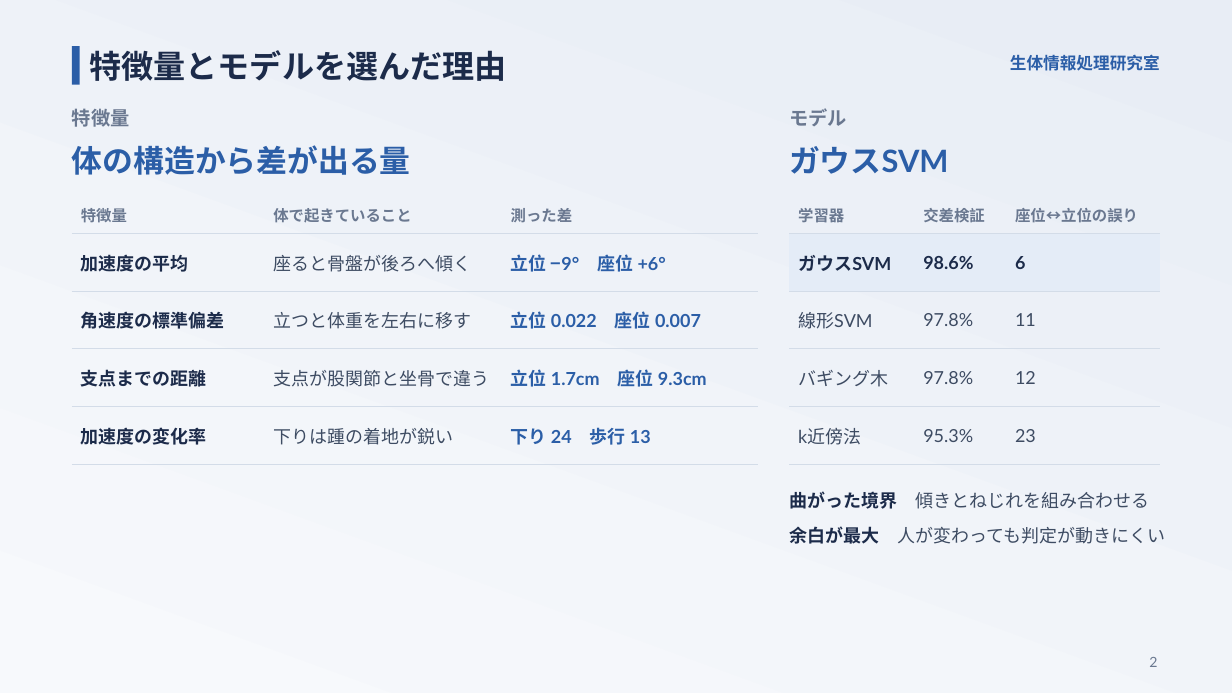
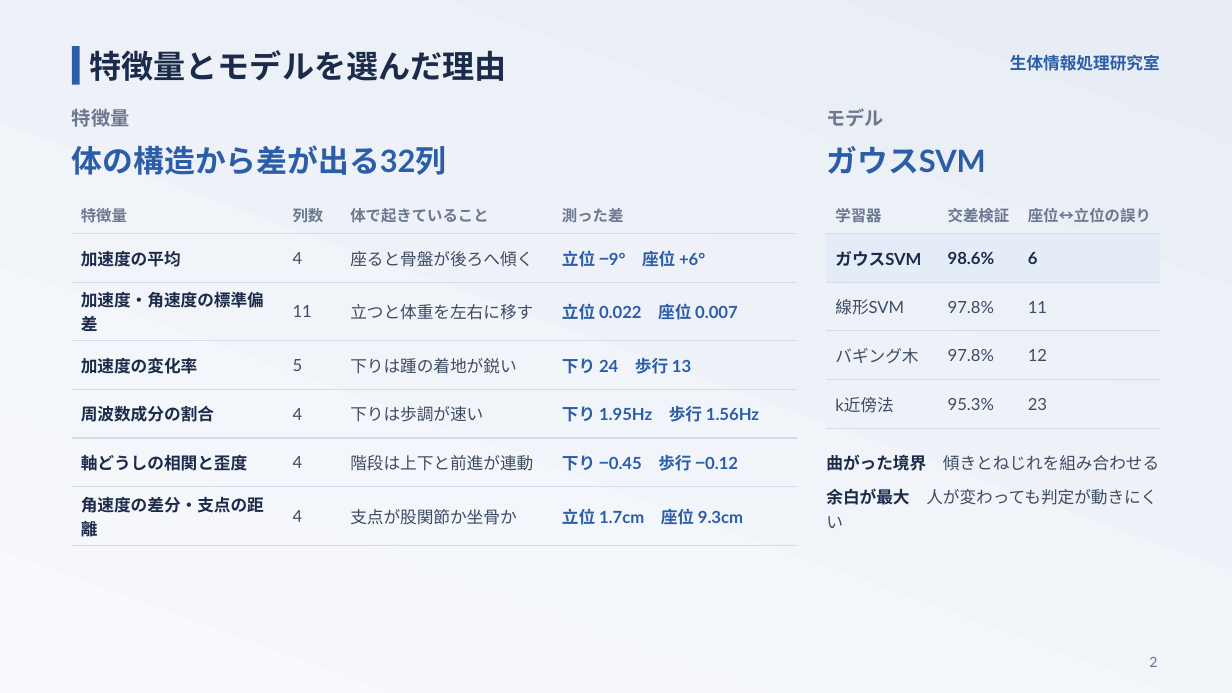
Before and after one commit to takuto-nohara/DataScienceContest, a slide deck: slide 2 of presentation/production_data_results.pptx. Drawn at 1232x693 pixels with LibreOffice and Linux fonts; fonts in the diff are those of the drawing. Boxes give left, top, right and bottom in pixels: in the first picture for what was removed or moved away, otherwise in the second. Text is boxed around its words. In the diff, an @@ line names an element or a change of style, - is before the commit and + after.

```diff
--- a/presentation/production_data_results.pptx
+++ b/presentation/production_data_results.pptx
@@ text "モデル" moved from (x1=789, y1=108, x2=847, y2=126) to (x1=826, y1=108, x2=884, y2=126) @@
@@ text at (x1=72, y1=145, x2=447, y2=175): text changed @@
-体の構造から差が出る量
+体の構造から差が出る32列
@@ text "ガウスSVM" moved from (x1=789, y1=146, x2=948, y2=174) to (x1=826, y1=146, x2=985, y2=174) @@
@@ table at (x1=72, y1=197, x2=797, y2=544) @@
-特徴量 | 体で起きていること | 測った差
-加速度の平均 | 座ると骨盤が後ろへ傾く | 立位 −9° 座位 +6°
-角速度の標準偏差 | 立つと体重を左右に移す | 立位 0.022 座位 0.007
-支点までの距離 | 支点が股関節と坐骨で違う | 立位 1.7cm 座位 9.3cm
-加速度の変化率 | 下りは踵の着地が鋭い | 下り 24 歩行 13
+特徴量 | 列数 | 体で起きていること | 測った差
+加速度の平均 | 4 | 座ると骨盤が後ろへ傾く | 立位 −9° 座位 +6°
+加速度・角速度の標準偏差 | 11 | 立つと体重を左右に移す | 立位 0.022 座位 0.007
+加速度の変化率 | 5 | 下りは踵の着地が鋭い | 下り 24 歩行 13
+周波数成分の割合 | 4 | 下りは歩調が速い | 下り 1.95Hz 歩行 1.56Hz
+軸どうしの相関と歪度 | 4 | 階段は上下と前進が連動 | 下り −0.45 歩行 −0.12
+角速度の差分・支点の距離 | 4 | 支点が股関節か坐骨か | 立位 1.7cm 座位 9.3cm
@@ table resized from (x1=72, y1=197, x2=759, y2=465) to (x1=72, y1=197, x2=797, y2=544) @@
@@ table at (x1=826, y1=197, x2=1161, y2=429) @@
@@ size 14 to 13 pt in "ガウスSVM", "98.6%", "6", "線形SVM" and 8 more places @@
@@ table resized from (x1=789, y1=197, x2=1160, y2=465) to (x1=826, y1=197, x2=1161, y2=429) @@
@@ text "曲がった境界 傾きとねじれを組み合わせる" at (x1=826, y1=454, x2=1159, y2=471): size 14 to 13 pt; line spacing 21.7pt to 20.1pt @@
@@ text "曲がった境界 傾きとねじれを組み合わせる" moved from (x1=789, y1=491, x2=1149, y2=509) to (x1=826, y1=454, x2=1159, y2=471) @@
@@ text "余白が最大 人が変わっても判定が動きにくい" moved from (x1=789, y1=526, x2=1165, y2=544) to (x1=826, y1=488, x2=1157, y2=528) @@
@@ text "余白が最大 人が変わっても判定が動きにくい" at (x1=826, y1=488, x2=1157, y2=528): size 14 to 13 pt; line spacing 21.7pt to 20.1pt @@
```
Also in this commit, not shown: 5 other files.
